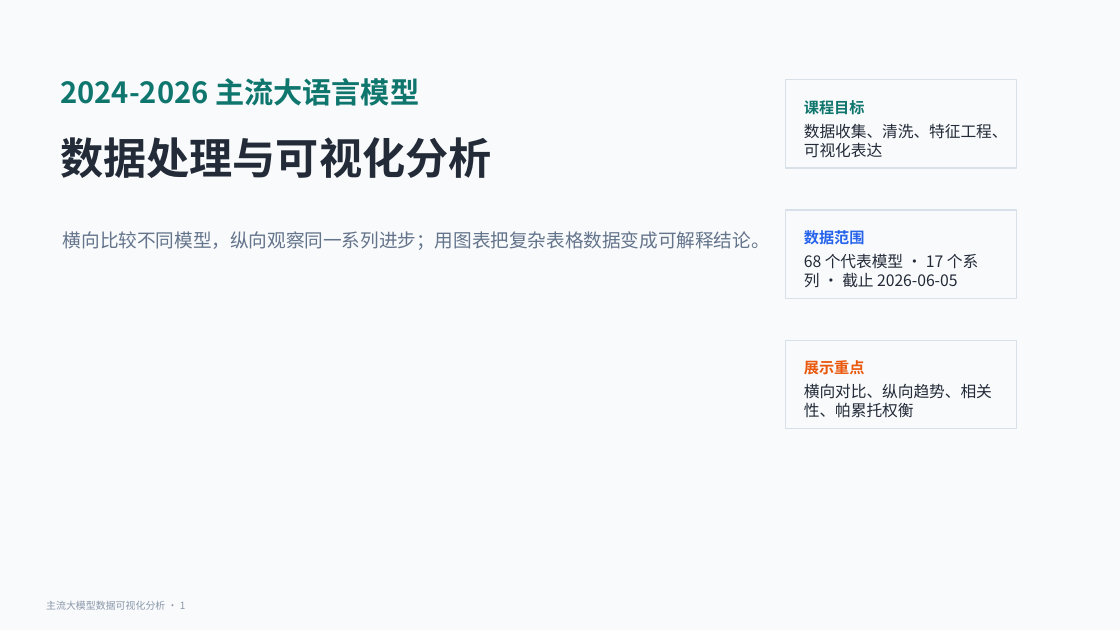
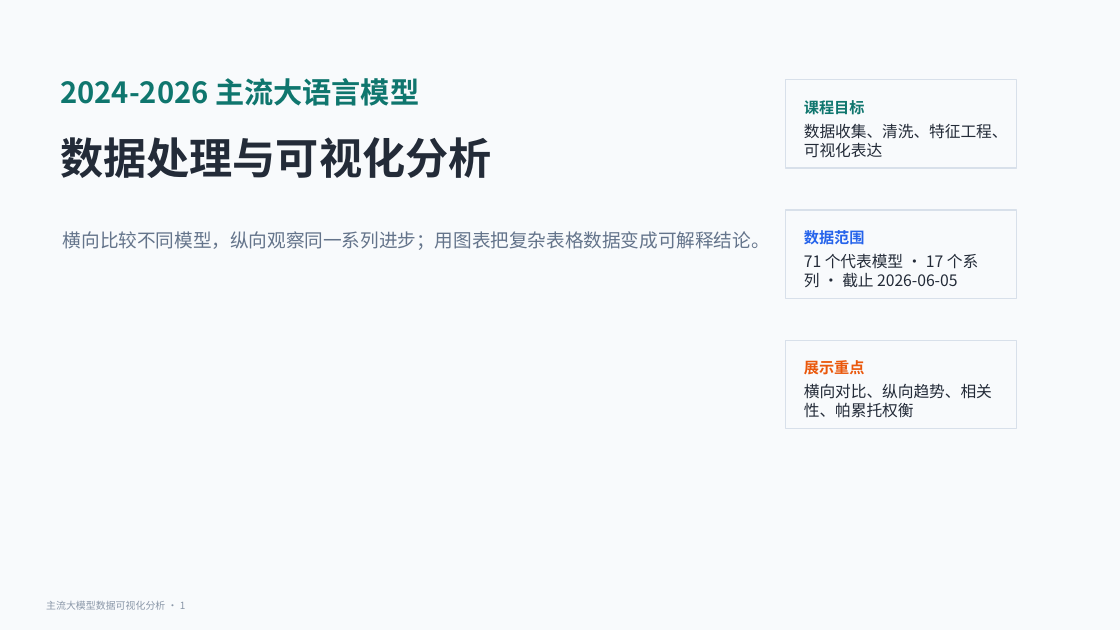
Before and after one commit to Heleen-z/digitalvlsual, a slide deck: slide 1 of presentation/LLM项目课堂展示.pptx. Drawn at 1120x630 pixels with LibreOffice and Linux fonts; fonts in the diff are those of the drawing. Boxes give left, top, right and bottom in pixels: in the first picture for what was removed or moved away, otherwise in the second. Text is boxed around its words. In the diff, an @@ line names an element or a change of style, - is before the commit and + after.

```diff
--- a/presentation/LLM项目课堂展示.pptx
+++ b/presentation/LLM项目课堂展示.pptx
@@ text at (804,254,978,287): text changed @@
-68 个代表模型 · 17 个系列 · 截止 2026-06-05
+71 个代表模型 · 17 个系列 · 截止 2026-06-05
```
Also in this commit, not shown: 17 other files.
